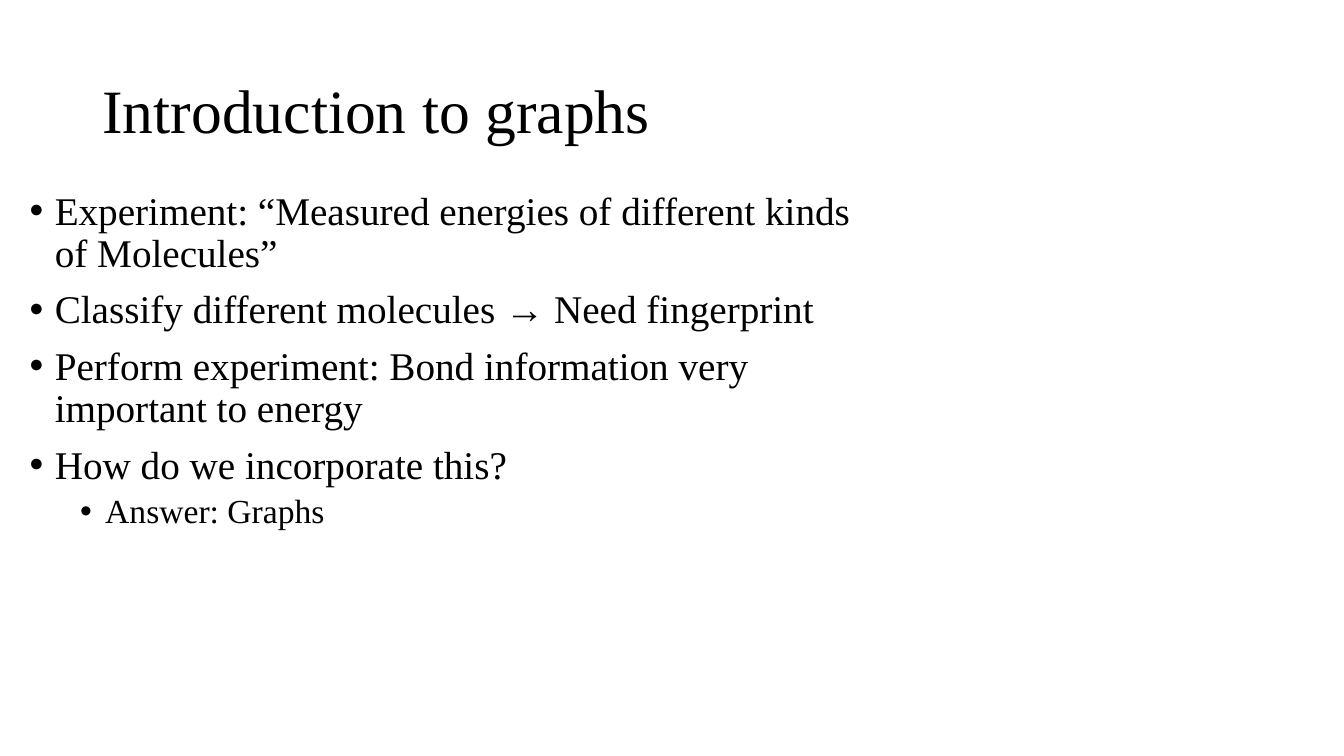
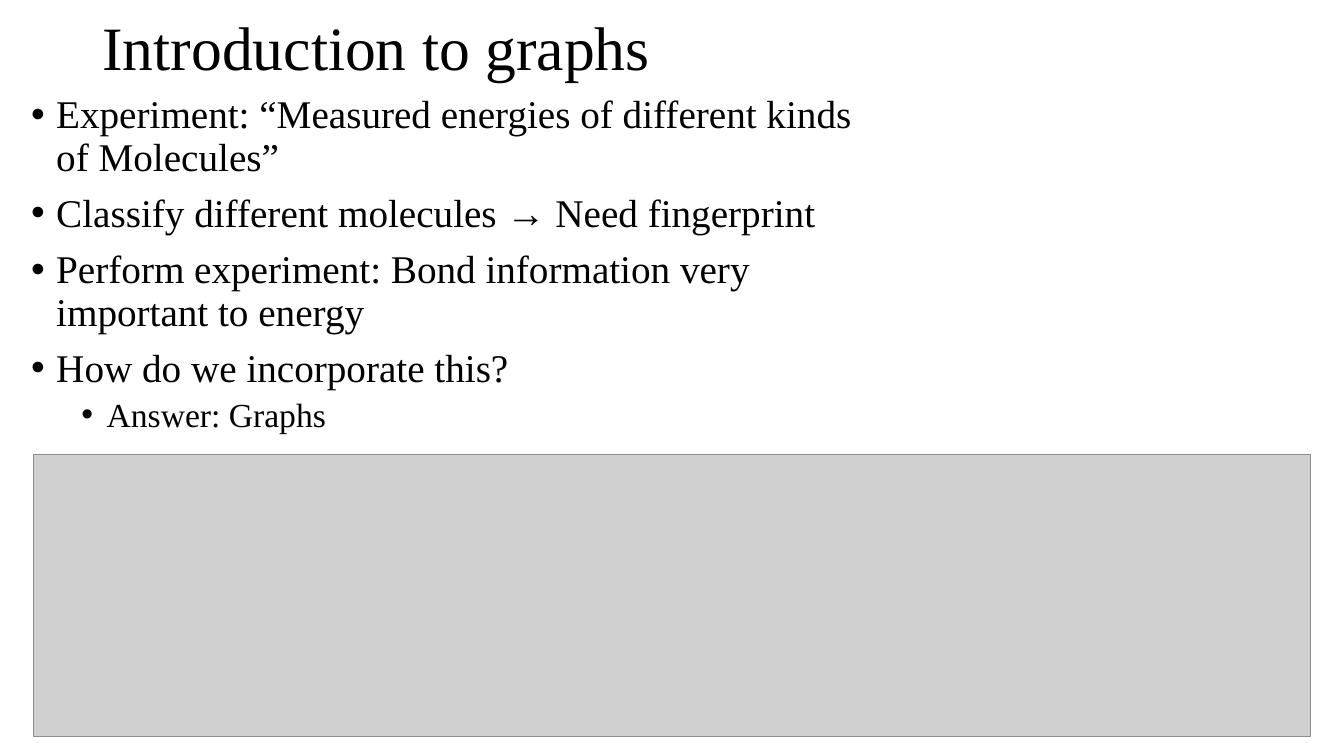
Before and after one commit to karsten3112/Computational-Physics, a slide deck: slide 3 of Portfolio-slides/Molecular graphs.pptx. Drawn at 1344x756 pixels with LibreOffice and Linux fonts; fonts in the diff are those of the drawing; grey boxes stand for pictures. Boxes give left, top, right and bottom in pixels: in the first picture for what was removed or moved away, otherwise in the second. Text is boxed around its words. In the diff, an @@ line names an element or a change of style, - is before the commit and + after.

```diff
--- a/Portfolio-slides/Molecular graphs.pptx
+++ b/Portfolio-slides/Molecular graphs.pptx
@@ title "Introduction to graphs": place and size @@
-title "Introduction to graphs" at (102, 90, 649, 144)
+title "Introduction to graphs" at (102, 27, 649, 81)
@@ text "Experiment: “Measured energies of different ...": place and size @@
-text "Experiment: “Measured energies of different ..." at (55, 197, 850, 530)
+text "Experiment: “Measured energies of different ..." at (56, 100, 851, 433)
@@ picture added at (33, 455, 1311, 736) @@
```
Also in this commit, not shown: 3 other files.
